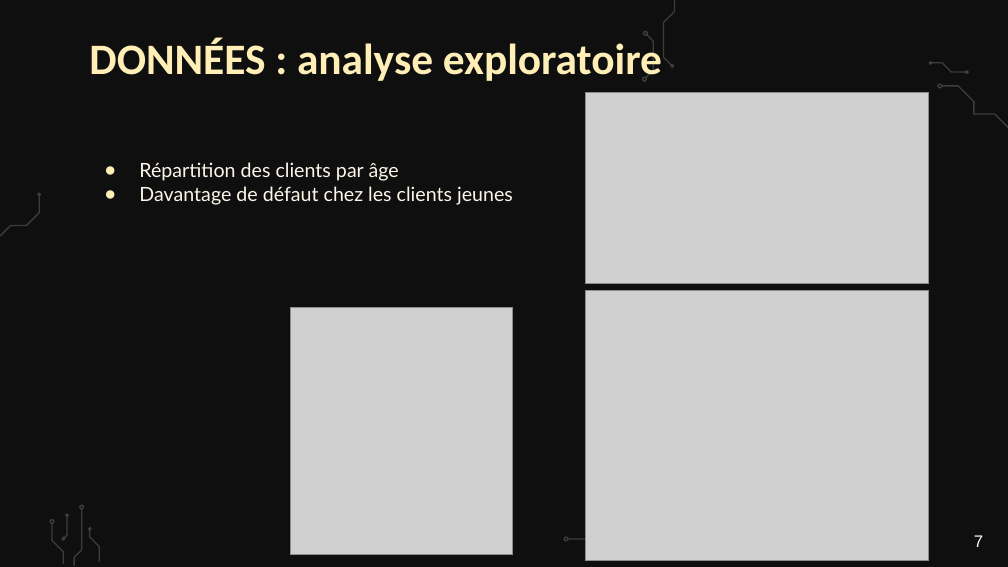
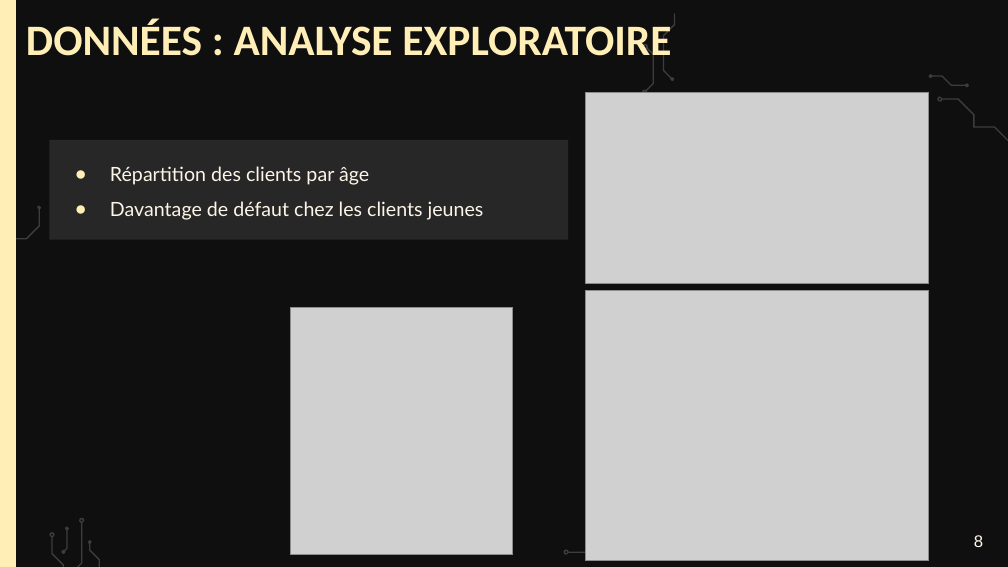
Before and after one commit to webew/api-oc-projet7, a slide deck: slide 8 of Fillion_Bertrand_6_presentation_022026.pptx (slide 7 before the commit). Drawn at 1008x567 pixels with LibreOffice and Linux fonts; fonts in the diff are those of the drawing; grey boxes stand for pictures; background and template pictures are left out. Boxes give left, top, right and bottom in pixels: in the first picture for what was removed or moved away, otherwise in the second. Text is boxed around its words. In the diff, an @@ line names an element or a change of style, - is before the commit and + after.

```diff
--- a/Fillion_Bertrand_6_presentation_022026.pptx
+++ b/Fillion_Bertrand_6_presentation_022026.pptx
@@ rectangle added at [0,0,16,566], fill #FFEFB7 @@
@@ title at [26,19,671,66]: text changed @@
-DONNÉES : analyse exploratoire
+DONNÉES : ANALYSE EXPLORATOIRE
@@ subtitle "Répartition des clients par âge": place and size @@
-subtitle "Répartition des clients par âge" at [139,162,513,205]
+subtitle "Répartition des clients par âge" at [49,140,569,240]
@@ subtitle "Répartition des clients par âge" at [49,140,569,240]: line spacing 1 to 1.5; fill none to #272727 @@
@@ 10 freeform shapes: place and size @@
-10 freeform shapes at [0,0,1008,566]
+10 freeform shapes at [0,13,1008,567]
@@ page number at [974,535,983,547]: text changed @@
-7
+8
```
Also in this commit, not shown: 26 other slides changed, 3 slides added.
